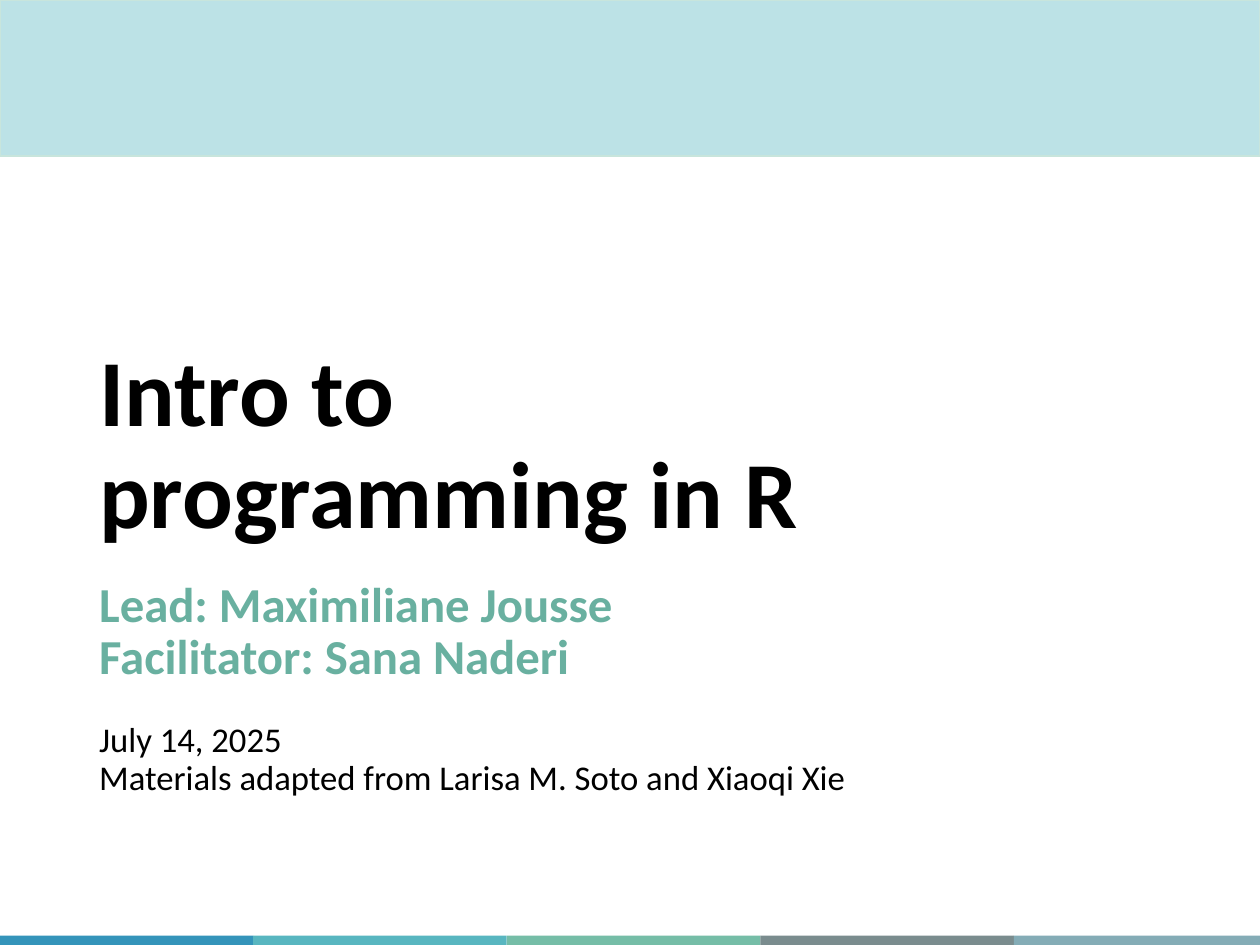
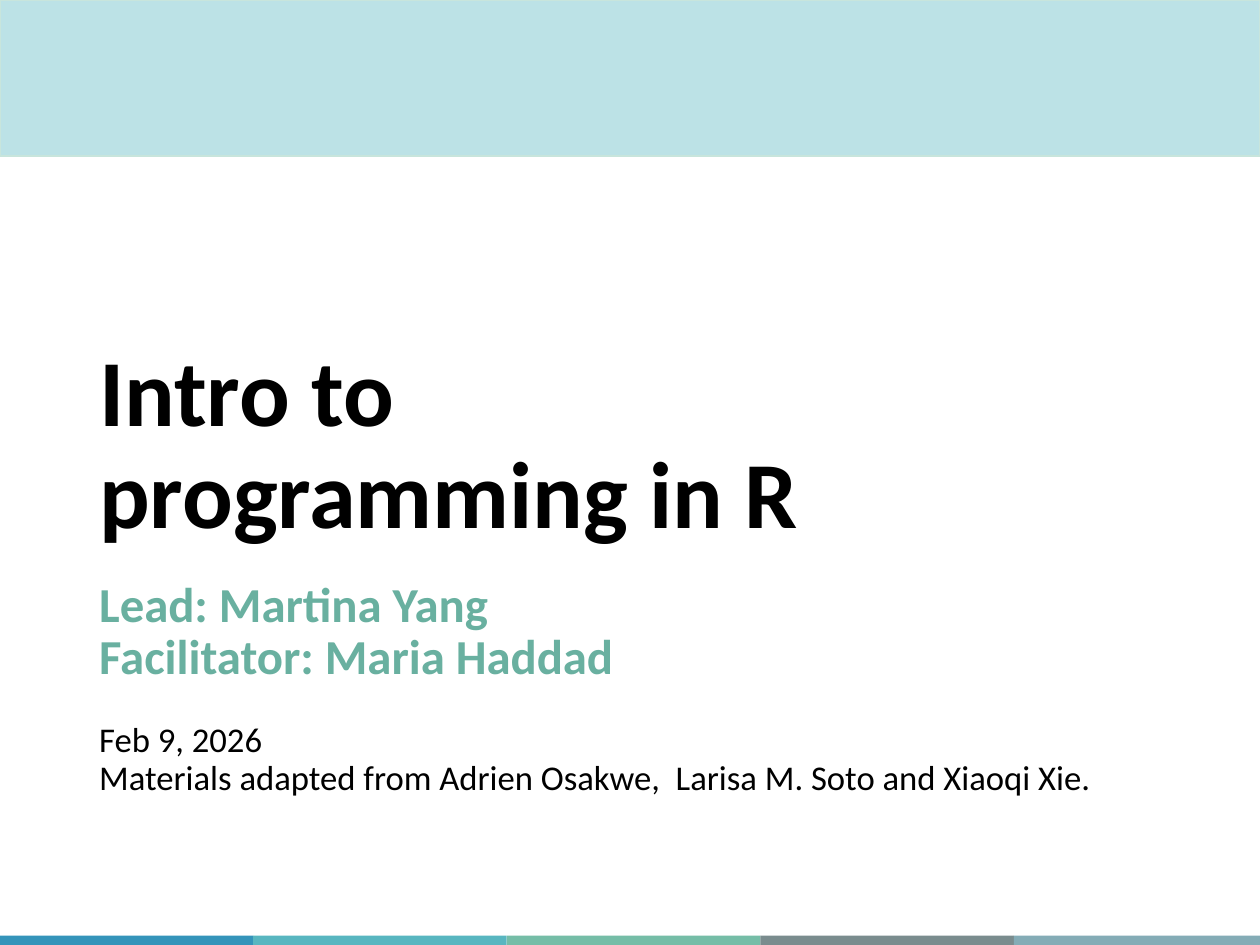
Before and after one commit to MartinaHYang/IntroToR_Winter2026, a slide deck: slide 2 of Slides/MiCM_IntroToR.pptx. Drawn at 1260x945 pixels with LibreOffice and Linux fonts; fonts in the diff are those of the drawing; background and template pictures are left out. Boxes give left, top, right and bottom in pixels: in the first picture for what was removed or moved away, otherwise in the second. Text is boxed around its words. In the diff, an @@ line names an element or a change of style, - is before the commit and + after.

```diff
--- a/Slides/MiCM_IntroToR.pptx
+++ b/Slides/MiCM_IntroToR.pptx
@@ title at box(99, 364, 1090, 796): text changed; bold off @@
-Intro to
-programming in R
-Lead: Maximiliane Jousse
-Facilitator: Sana Naderi
-July 14, 2025
-Materials adapted from Larisa M. Soto and Xiaoqi Xie
+Intro to
+programming in R
+Lead: Martina Yang
+Facilitator: Maria Haddad
+Feb 9, 2026
+Materials adapted from Adrien Osakwe, Larisa M. Soto and Xiaoqi Xie.
```
Also in this commit, not shown: 2 other slides changed, 27 other files.
